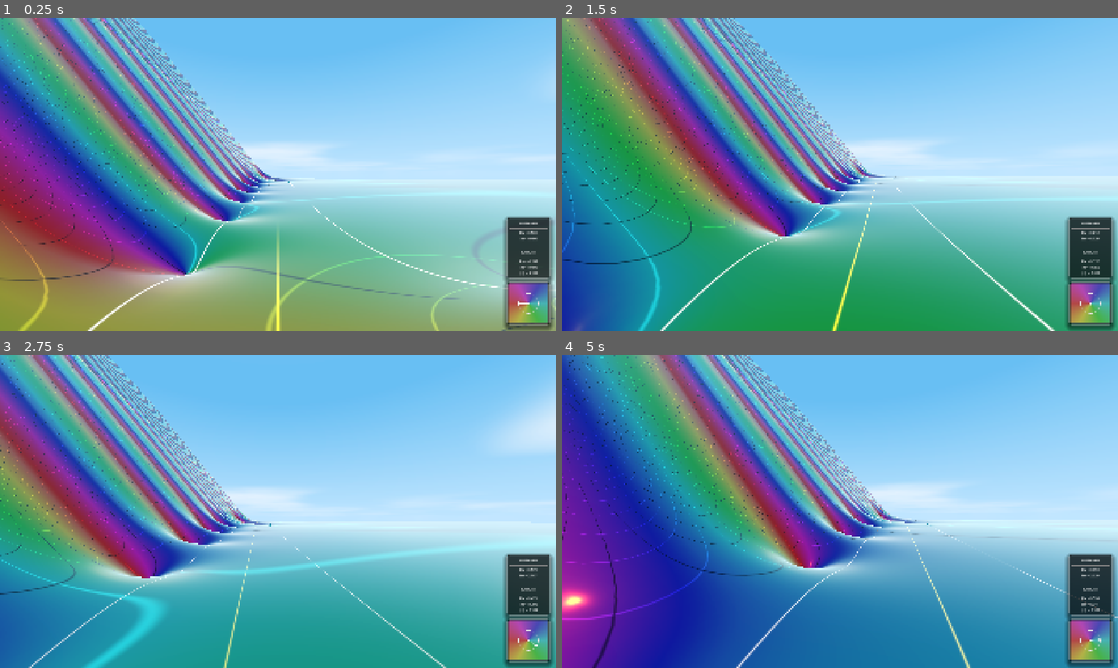
Above: before the commit, frames 1-4 (two rows, left to right).
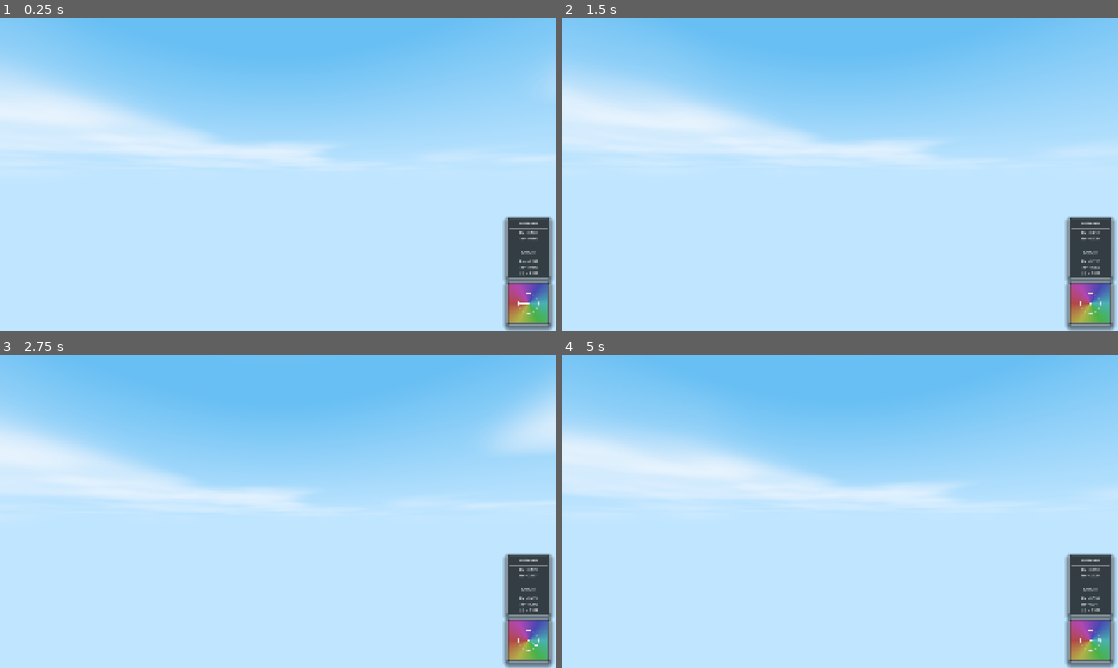
Above: after the commit, the same moments.

Repository: allanino/complex-functions-explorer
Game: Godot game, scene res://scenes/main.tscn
Same seed, same stepped clock (60 frames per second), same inputs: the game is played once before the commit and once after it.
Inputs (mouse positions are in pixels of both pictures, inside the frame that each line leads up to):
- Up to frame 1 (0.25 s): no input
- Up to frame 2 (1.5 s): tap Enter at 0.5 s; move the mouse to (867, 174) at 0.52 s; hold W (move_forward) from 0.53 s (still down); tap G at 0.6 s; tap Space at 0.77 s; move the mouse to (812, 174) at 1.27 s; tap N at 1.35 s
- Up to frame 3 (2.75 s): keep holding W (move_forward); tap Space at 1.52 s; move the mouse to (289, 505) at 2.02 s; tap C at 2.1 s
- Up to frame 4 (5 s): keep holding W (move_forward); move the mouse to (834, 517) at 2.77 s; tap Shift at 2.85 s; tap Space at 3.02, 3.77, 4.52 s; move the mouse to (878, 514) at 3.52 s; hold Ctrl 3.53-4.28 s; move the mouse to (795, 508) at 4.27 s; tap G at 4.35 s

The runs differ from the first frame. In frame 1, 60% of the frame differs, in the area x 0-100%, y 0-100%; in frame 2, 66%; in frame 3, 57%; in frame 4, 67%.
Error after the commit: Invalid call. Nonexistent function 'get_vertex_count' in base 'SurfaceTool'. (res://scripts/world_manager.gd:196)

Commit message:
Implement dynamic terrain LOD with skirt meshes and shader optimizations
- Added LOD tiers (256, 128, 64, 32) and distance-based selection.
- Implemented `_create_skirted_mesh` in `world_manager.gd` using `SurfaceTool` to hide gaps between LOD levels.
- Added support for downward skirt displacement in `terrain.gdshader` using vertex color marking.
- Enabled dynamic mesh swapping and unique material instances for existing chunks.
- Optimized performance by scaling Zeta function iterations based on LOD level.

Co-authored-by: allanino <5325241+allanino@users.noreply.github.com>

Diff:
--- a/scripts/world_manager.gd
+++ b/scripts/world_manager.gd
@@ -8,6 +8,10 @@
 var chunks = {}
 var _last_field_state = {}
 var day_night_cycle_duration = 500.0;
+
+const LOD_SUBS = [256, 128, 64, 32]
+var _lod_mesh_cache = {}
+var _last_player_chunk = Vector2i(9999, 9999)
 
 @onready var sun = get_node("../DirectionalLight3D")
 @onready var moon = get_node("../MoonLight")
@@ -136,9 +140,149 @@
 		for chunk in chunks.values():
 			_update_chunk_uniforms(chunk)
 
+	# LOD Dynamic Update
+	if player_chunk_x != _last_player_chunk.x or player_chunk_z != _last_player_chunk.y:
+		var player_chunk_coord = Vector2i(player_chunk_x, player_chunk_z)
+		_last_player_chunk = player_chunk_coord
+
+		for coord in chunks.keys():
+			var chunk = chunks[coord]
+			var desired_lod = _get_lod_level(coord, player_chunk_coord)
+			if chunk.get_meta("lod_level", -1) != desired_lod:
+				_update_chunk_lod(chunk, desired_lod)
+
+func _get_lod_level(coord: Vector2i, player_coord: Vector2i) -> int:
+	var dx = abs(coord.x - player_coord.x)
+	var dz = abs(coord.y - player_coord.y)
+	var dist = max(dx, dz)
+
+	if dist <= 1:
+		return 0
+	elif dist <= 3:
+		return 1
+	elif dist <= 5:
+		return 2
+	else:
+		return 3
+
+func _create_skirted_mesh(size: float, subdivisions: int) -> Mesh:
+	var st = SurfaceTool.new()
+	st.begin(Mesh.PRIMITIVE_TRIANGLES)
+
+	var step = size / subdivisions
+	var half_size = size * 0.5
+
+	# 1. Main Grid Vertices
+	for z in range(subdivisions + 1):
+		for x in range(subdivisions + 1):
+			st.set_color(Color(0, 0, 0, 1))
+			st.set_uv(Vector2(float(x) / subdivisions, float(z) / subdivisions))
+			st.add_vertex(Vector3(x * step - half_size, 0, z * step - half_size))
+
+	# Main Grid Indices
+	for z in range(subdivisions):
+		for x in range(subdivisions):
+			var i = z * (subdivisions + 1) + x
+			st.add_index(i)
+			st.add_index(i + (subdivisions + 1))
+			st.add_index(i + 1)
+
+			st.add_index(i + 1)
+			st.add_index(i + (subdivisions + 1))
+			st.add_index(i + (subdivisions + 2))
+
+	# 2. Skirt Vertices
+	# Top edge (z=0)
+	var top_skirt_start = st.get_vertex_count()
+	for x in range(subdivisions + 1):
+		st.set_color(Color(1, 0, 0, 1))
+		st.set_uv(Vector2(float(x) / subdivisions, 0))
+		st.add_vertex(Vector3(x * step - half_size, 0, -half_size))
+
+	# Bottom edge (z=subdivisions)
+	var bottom_skirt_start = st.get_vertex_count()
+	for x in range(subdivisions + 1):
+		st.set_color(Color(1, 0, 0, 1))
+		st.set_uv(Vector2(float(x) / subdivisions, 1))
+		st.add_vertex(Vector3(x * step - half_size, 0, half_size))
+
+	# Left edge (x=0)
+	var left_skirt_start = st.get_vertex_count()
+	for z in range(subdivisions + 1):
+		st.set_color(Color(1, 0, 0, 1))
+		st.set_uv(Vector2(0, float(z) / subdivisions))
+		st.add_vertex(Vector3(-half_size, 0, z * step - half_size))
+
+	# Right edge (x=subdivisions)
+	var right_skirt_start = st.get_vertex_count()
+	for z in range(subdivisions + 1):
+		st.set_color(Color(1, 0, 0, 1))
+		st.set_uv(Vector2(1, float(z) / subdivisions))
+		st.add_vertex(Vector3(half_size, 0, z * step - half_size))
+
+	# Skirt Indices
+	# Top (z=0)
+	for x in range(subdivisions):
+		var main_i = x
+		var skirt_i = top_skirt_start + x
+		st.add_index(main_i)
+		st.add_index(skirt_i + 1)
+		st.add_index(skirt_i)
+
+		st.add_index(main_i)
+		st.add_index(main_i + 1)
+		st.add_index(skirt_i + 1)
+
+	# Bottom (z=subdivisions)
+	for x in range(subdivisions):
+		var main_i = subdivisions * (subdivisions + 1) + x
+		var skirt_i = bottom_skirt_start + x
+		st.add_index(main_i)
+		st.add_index(skirt_i)
+		st.add_index(skirt_i + 1)
+
+		st.add_index(main_i)
+		st.add_index(skirt_i + 1)
+		st.add_index(main_i + 1)
+
+	# Left (x=0)
+	for z in range(subdivisions):
+		var main_i = z * (subdivisions + 1)
+		var skirt_i = left_skirt_start + z
+		st.add_index(main_i)
+		st.add_index(skirt_i)
+		st.add_index(skirt_i + 1)
+
+		st.add_index(main_i)
+		st.add_index(skirt_i + 1)
+		st.add_index(main_i + (subdivisions + 1))
+
+	# Right (x=subdivisions)
+	for z in range(subdivisions):
+		var main_i = z * (subdivisions + 1) + subdivisions
+		var skirt_i = right_skirt_start + z
+		st.add_index(main_i)
+		st.add_index(skirt_i + 1)
+		st.add_index(skirt_i)
+
+		st.add_index(main_i)
+		st.add_index(main_i + (subdivisions + 1))
+		st.add_index(skirt_i + 1)
+
+	st.generate_normals()
+	return st.commit()
+
 func _update_chunk_uniforms(chunk: MeshInstance3D):
 	if chunk.material_override:
-		chunk.material_override.set_shader_parameter("iterations", Field.iterations)
+		var lod = chunk.get_meta("lod_level", 0)
+		var iterations = Field.iterations
+		if Field.function_type == 0:
+			if lod == 1: iterations = int(iterations * 0.8)
+			elif lod == 2: iterations = int(iterations * 0.6)
+			elif lod == 3: iterations = int(iterations * 0.4)
+
+		chunk.material_override.set_shader_parameter("lod_level", lod)
+		chunk.material_override.set_shader_parameter("iterations", iterations)
 		chunk.material_override.set_shader_parameter("surface_shading_mode", Field.surface_shading_mode)
 		chunk.material_override.set_shader_parameter("show_curves", Field.show_curves)
 		chunk.material_override.set_shader_parameter("show_critical_stripe", Field.show_critical_stripe)
@@ -151,32 +295,16 @@
 
 func _load_chunk(coord: Vector2i):
 	var chunk = chunk_scene.instantiate()
-
 	add_child(chunk)
 
-	# Example: distance from critical line
-	var distance_from_center = abs(coord.x)
-
-	# Decide subdivision dynamically
-	var subdivisions = 256
-
-	# If zeta function, tune mesh for performance
-	if Field.function_type == 0:
-		if distance_from_center < 1:
-			subdivisions = 256
-		elif distance_from_center < 5:
-			subdivisions = 128
-		else:
-			subdivisions = 64
-
-	# Create mesh dynamically
-	var plane = PlaneMesh.new()
-	plane.size = Vector2(chunk_size, chunk_size)
-	plane.subdivide_width = subdivisions
-	plane.subdivide_depth = subdivisions
-
-	# Assign mesh
-	chunk.mesh = plane
+	# Ensure unique material so we can set LOD-specific uniforms
+	chunk.material_override = chunk.material_override.duplicate()
+
+	var player_pos = player.global_position
+	var player_chunk_coord = Vector2i(floor(player_pos.x / chunk_size), floor(player_pos.z / chunk_size))
+	var lod = _get_lod_level(coord, player_chunk_coord)
+
+	_update_chunk_lod(chunk, lod)
 
 	chunk.global_position = Vector3(
 		coord.x * chunk_size + chunk_size * 0.5,
@@ -189,9 +317,17 @@
 		Vector3(chunk_size, 100, chunk_size)
 	)
 
+	chunks[coord] = chunk
+
+func _update_chunk_lod(chunk: MeshInstance3D, lod: int):
+	var subdivisions = LOD_SUBS[lod]
+
+	if not _lod_mesh_cache.has(subdivisions):
+		_lod_mesh_cache[subdivisions] = _create_skirted_mesh(chunk_size, subdivisions)
+
+	chunk.mesh = _lod_mesh_cache[subdivisions]
+	chunk.set_meta("lod_level", lod)
 	_update_chunk_uniforms(chunk)
-
-	chunks[coord] = chunk
 
 func _unload_chunk(coord: Vector2i):
 	var chunk = chunks[coord]
--- a/shaders/terrain.gdshader
+++ b/shaders/terrain.gdshader
@@ -6,6 +6,7 @@
 varying vec3 v_normal;
 varying vec2 field_val;
 
+uniform int lod_level = 0;
 uniform int surface_shading_mode = 2; // 0: Disabled, 1: Estimated, 2: Precise
 uniform bool show_curves = true;
 uniform bool show_critical_stripe = true;
@@ -31,6 +32,11 @@
         h = mag;
     }
     local_pos.y += h;
+
+    if (COLOR.r > 0.5) {
+        local_pos.y -= 10.0;
+    }
+
     VERTEX = local_pos;
     world_pos = (MODEL_MATRIX * vec4(local_pos, 1.0)).xyz;
 
